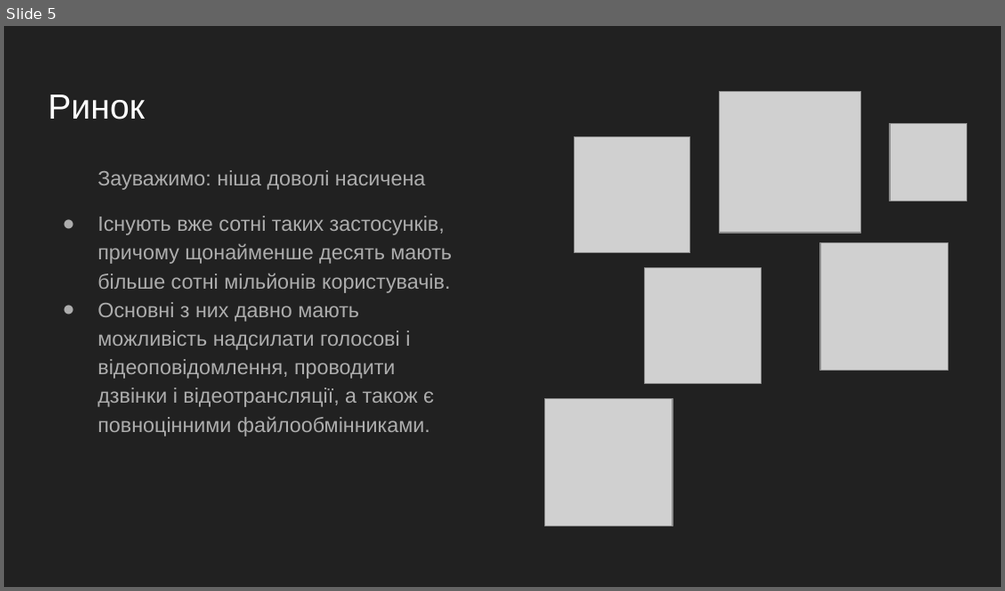
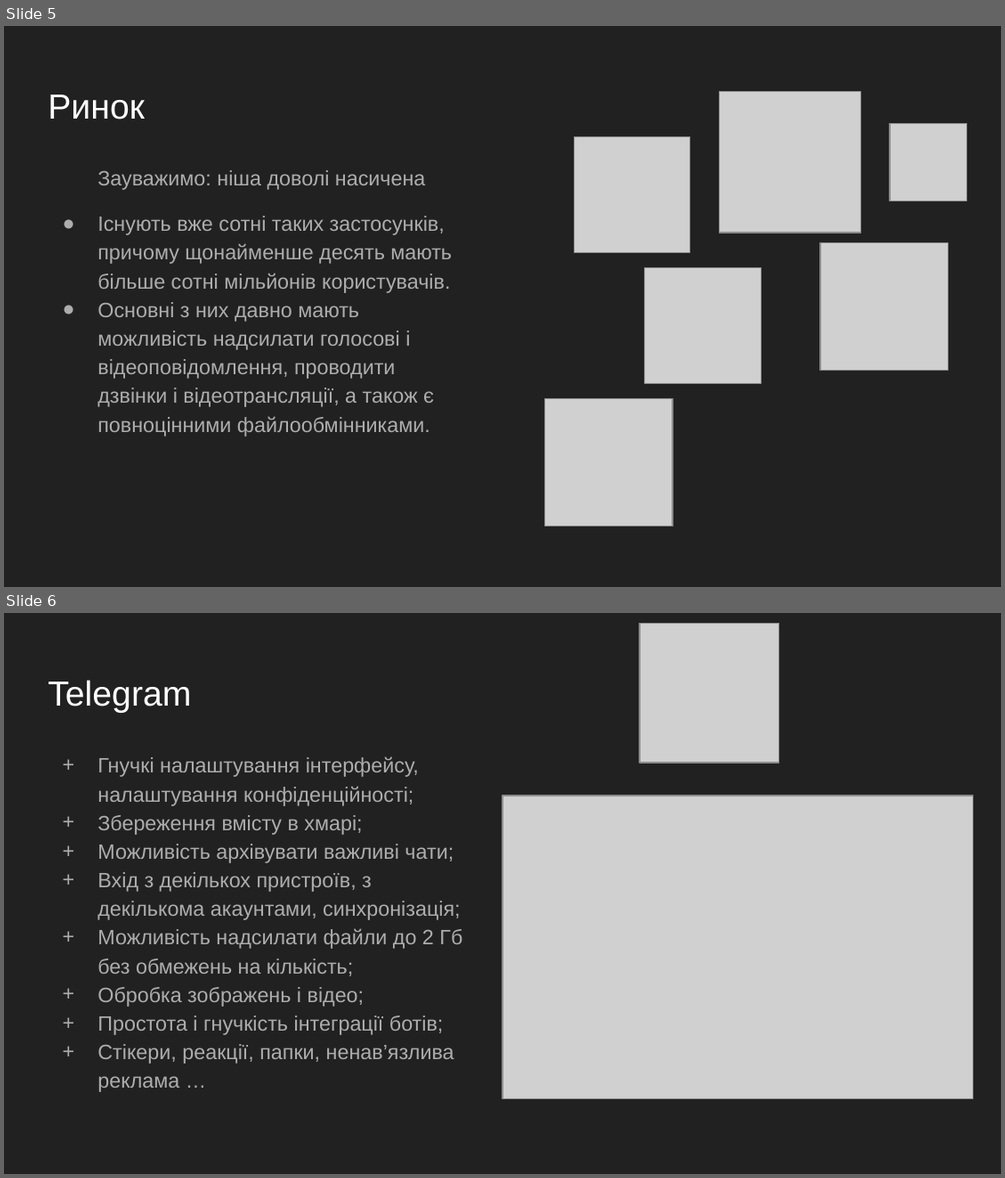
Before and after one commit to witalikh/JustAnotherMessagingApp, a slide deck: Documents/Just Another Messaging App.pptx. Shown one above the other, each under a label of ours: slide 5 before the commit, slides 5 and 6 after it. The pictures are 1005x591 and 1005x1178 pixels, drawn with LibreOffice and Linux fonts; fonts in the diff are those of the drawing; grey boxes stand for pictures. Boxes give left, top, right and bottom in pixels: in the first picture for what was removed or moved away, otherwise in the second. Text is boxed around its words. In the diff, an @@ line names an element or a change of style, - is before the commit and + after.

```diff
--- a/Documents/Just Another Messaging App.pptx
+++ b/Documents/Just Another Messaging App.pptx
@@ slide 6 added at [4, 613, 1001, 1174], background #212121 @@
@@ picture added at [639, 623, 778, 763] @@
@@ title added at [48, 680, 191, 713], 25.2 pt, text #FFFFFF @@
+Telegram
@@ text added at [97, 756, 462, 1092], 15 pt, text #ADADAD @@
++ Гнучкі налаштування інтерфейсу, налаштування конфіденційності;
++ Збереження вмісту в хмарі;
++ Можливість архівувати важливі чати;
++ Вхід з декількох пристроїв, з декількома акаунтами, синхронізація;
++ Можливість надсилати файли до 2 Гб без обмежень на кількість;
++ Обробка зображень і відео;
++ Простота і гнучкість інтеграції ботів;
++ Стікери, реакції, папки, ненав’язлива реклама …
@@ picture added at [502, 795, 973, 1098] @@
```
Also in this commit, not shown: 3 slides changed, 7 other slides added.
